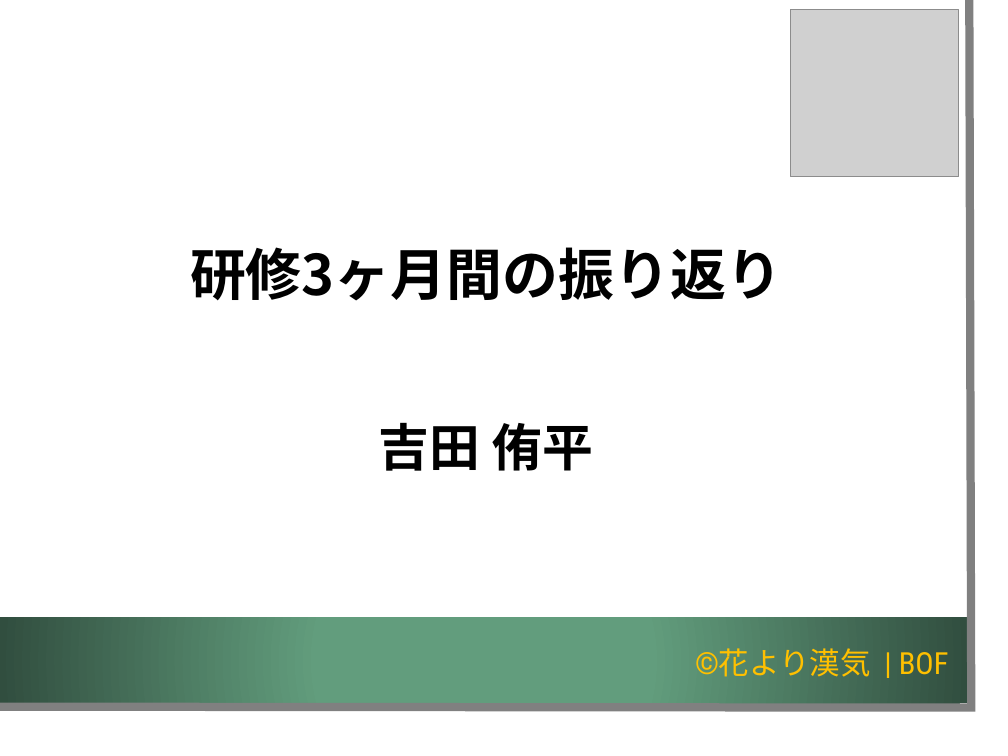
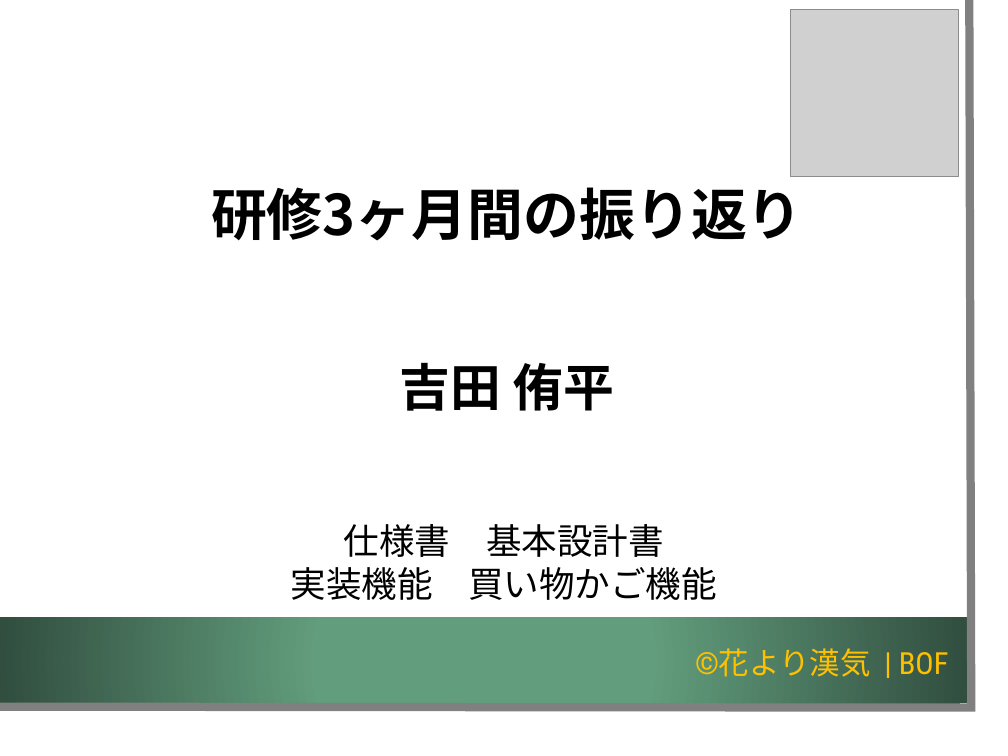
Before and after one commit to K-MIGTA/hanayoriRepo, a slide deck: slide 12 of 成果報告会_発表用スライド_チーム開発演習編集版_1.2.pptx. Drawn at 1008x756 pixels with LibreOffice and Linux fonts; fonts in the diff are those of the drawing; grey boxes stand for pictures; background and template pictures are left out. Boxes give left, top, right and bottom in pixels: in the first picture for what was removed or moved away, otherwise in the second. Text is boxed around its words. In the diff, an @@ line names an element or a change of style, - is before the commit and + after.

```diff
--- a/成果報告会_発表用スライド_チーム開発演習編集版_1.2.pptx
+++ b/成果報告会_発表用スライド_チーム開発演習編集版_1.2.pptx
@@ title "研修3ヶ月間の振り返り 吉田 侑平": place and size @@
-title "研修3ヶ月間の振り返り 吉田 侑平" at [190, 247, 782, 471]
+title "研修3ヶ月間の振り返り 吉田 侑平" at [211, 187, 803, 411]
@@ text added at [291, 524, 717, 600], 28 pt, text #000000 @@
+仕様書 基本設計書
+実装機能 買い物かご機能
```
Also in this commit, not shown: 6 other slides changed.
